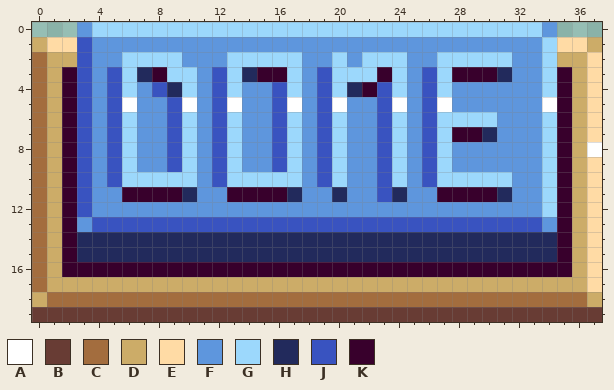
Two versions of one pixel-art file, graphics/drawButton.aseprite. The picture above was drawn from the file before the commit.
38x20 pixels, 1 frame.
Visible layers, top first: "Frame", "DONE", "Button", "Layer 2".
Palette (. is transparent): A #ffffff  B #683c34  C #a36d3e  D #ccac68  E #ffdba5  F #5e96dd  G #9cd8fc  H #222a5c  J #3953c0  K #38002c
Pixels before, first column x 0:
 0 ...FGGGGGGGGGGGGGGGGGGGGGGGGGGGGGGF...
 1 DEEJFFFFFFFFFFFFFFFFFFFFFFFFFFFFFFGEED
 2 CDDJFFGGGGFFFGGGGGFFGFGGGFFGGGGGFFGDDE
 3 CDKJFJGHKGGFJGHKKGFJGGGKGFJGKKKHFFGKDE
 4 CDKJFJGFJHGFJGFFJGFJGHKJGFJGFFFFFFGKDE
 5 CDKJFJAFFJAFJAFFJAFJAFFJAFJAFFFFFFAKDE
 6 CDKJFJGFFJGFJGFFJGFJGFFJGFJGGGGFFFGKDE
 7 CDKJFJGFFJGFJGFFJGFJGFFJGFJGKKHFFFGKDE
 8 CDKJFJGFFJGFJGFFJGFJGFFJGFJGFFFFFFGKDA
 9 CDKJFJGFFJGFJGFFJGFJGFFJGFJGFFFFFFGKDE
10 CDKJFJGGGGGFJGGGGGFJGFFJGFJGGGGGFFGKDE
11 CDKJFFKKKKHFFKKKKHFFHFFJHFFKKKKHFFGKDE
12 CDKJFFFFFFFFFFFFFFFFFFFFFFFFFFFFFFGKDE
13 CDKFJJJJJJJJJJJJJJJJJJJJJJJJJJJJJJFKDE
14 CDKHHHHHHHHHHHHHHHHHHHHHHHHHHHHHHHHKDE
15 CDKHHHHHHHHHHHHHHHHHHHHHHHHHHHHHHHHKDE
16 CDKKKKKKKKKKKKKKKKKKKKKKKKKKKKKKKKKKDE
17 CDDDDDDDDDDDDDDDDDDDDDDDDDDDDDDDDDDDDE
18 DCCCCCCCCCCCCCCCCCCCCCCCCCCCCCCCCCCCCD
19 BBBBBBBBBBBBBBBBBBBBBBBBBBBBBBBBBBBBBB
Now the later version:
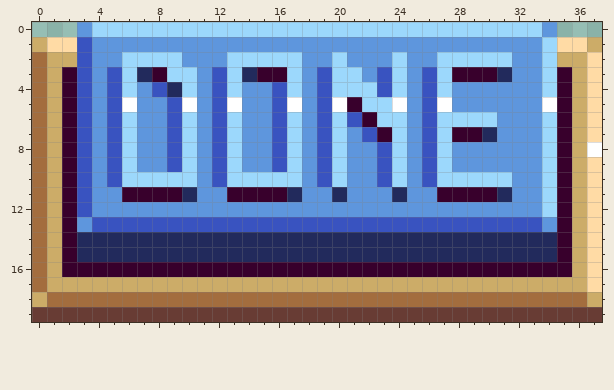
What changed:
Layer "DONE":
y 2: x 22..23 GG -> FF
y 3: x 22..23 GK -> FJ
y 4: x 21..22 HK -> GG
y 5: x 21..23 FFJ -> KGG
y 6: x 21..23 FFJ -> JKG
y 7: x 22..23 FJ -> JK
y 11: x 23 J -> F
